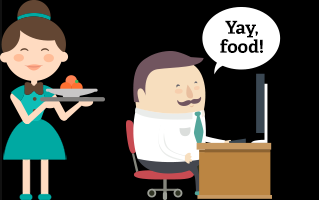
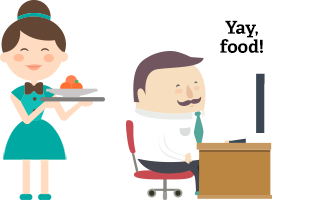
Two versions of the same layered image (319x200). Layer-by-layer changes:
hid "Layer 0" over [0, 0, 319, 200]
